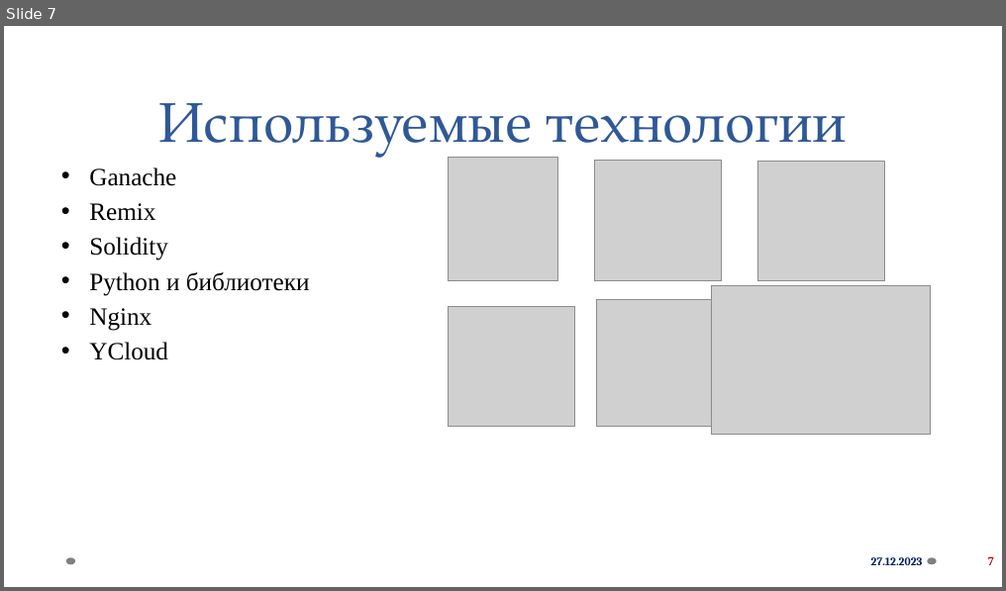
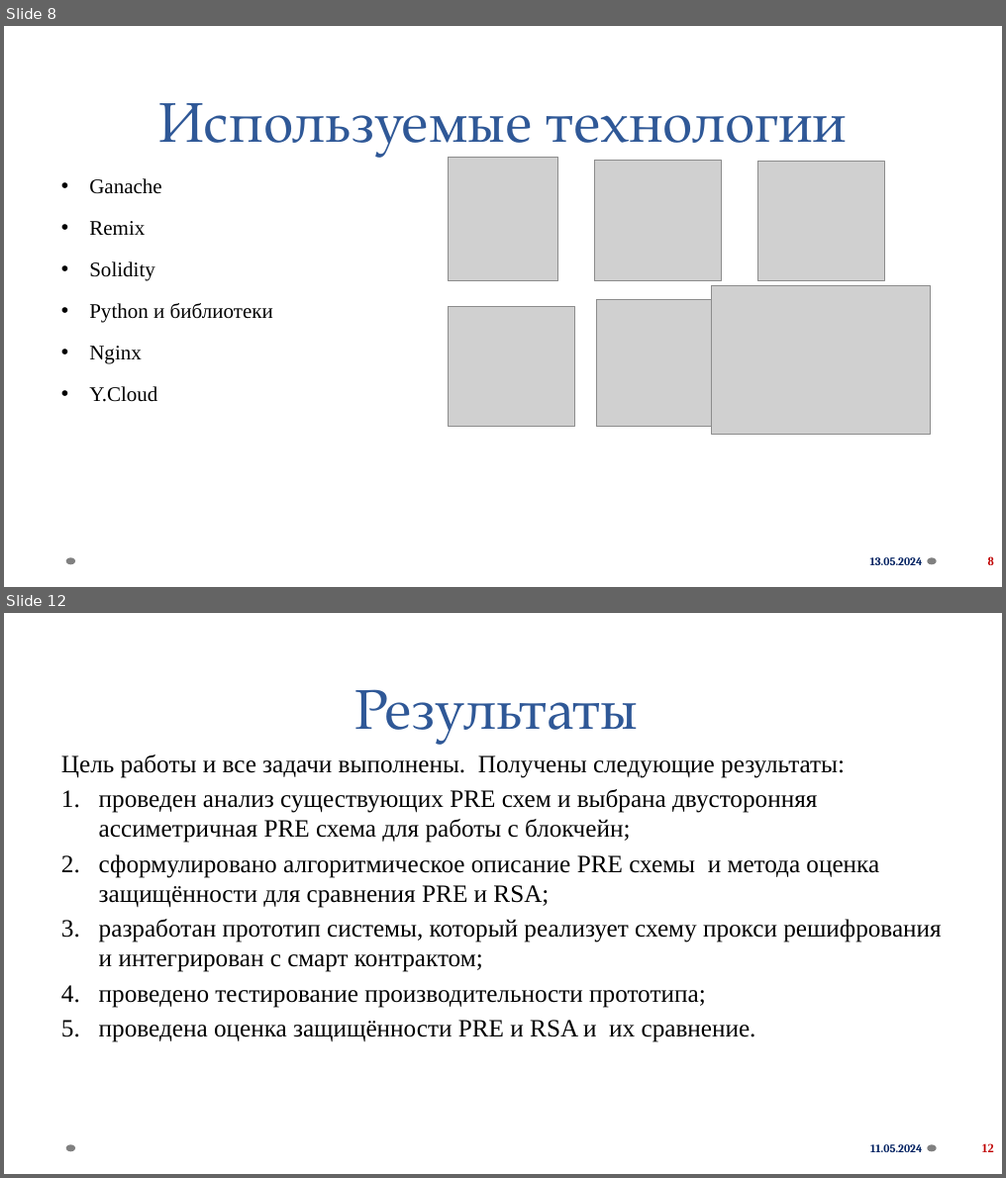
Before and after one commit to mikeezq/pre-system, a slide deck: docs/Книр_КорниловМ.А..pptx. Shown one above the other, each under a label of ours: slide 7 before the commit, slides 8 and 12 after it; the slides between them are not shown. The pictures are 1006x591 and 1006x1178 pixels, drawn with LibreOffice and Linux fonts; fonts in the diff are those of the drawing; grey boxes stand for pictures; background and template pictures are left out. Boxes give left, top, right and bottom in pixels: in the first picture for what was removed or moved away, otherwise in the second. Text is boxed around its words. In the diff, an @@ line names an element or a change of style, - is before the commit and + after.

```diff
--- a/docs/Книр_КорниловМ.А..pptx
+++ b/docs/Книр_КорниловМ.А..pptx
@@ slide 12 added at [4,613,1002,1174], background picture (left out); not listed: 2 template elements that a slide beside it also shows @@
@@ title added at [354,689,638,743], 54 pt, text #2F5897 @@
+Результаты
@@ text added at [61,755,941,1043], 24 pt, text #000000 @@
+Цель работы и все задачи выполнены. Получены следующие результаты:
+1. проведен анализ существующих PRE схем и выбрана двусторонняя ассиметричная PRE схема для работы с блокчейн;
+2. сформулировано алгоритмическое описание PRE схемы и метода оценка защищённости для сравнения PRE и RSA;
+3. разработан прототип системы, который реализует схему прокси решифрования и интегрирован с смарт контрактом;
+4. проведено тестирование производительности прототипа;
+5. проведена оценка защищённости PRE и RSA и их сравнение.
@@ text added at [870,1145,922,1153], 11 pt, text #002060, bold @@
+11.05.2024
@@ page number added at [981,1144,994,1153], 12 pt, text #C00000, bold @@
+12
@@ what was slide 7 is now slide 8 @@
@@ slide 8 changed as well @@
@@ text at [89,178,273,365]: size 24 to 20 pt in "Ganache", "Remix", "Solidity", "Python и библиотеки" and 1 more places; line spacing 1 to 1.5 @@
@@ text at [89,386,157,402]: text changed; size 24 to 20 pt @@
-• YCloud
+• Y.Cloud
@@ text at [870,558,923,566]: text changed @@
-27.12.2023
+13.05.2024
@@ page number at [988,556,994,569]: text changed @@
-7
+8
```
Also in this commit, not shown: 7 other slides changed, 5 other slides added, 7 other files.
